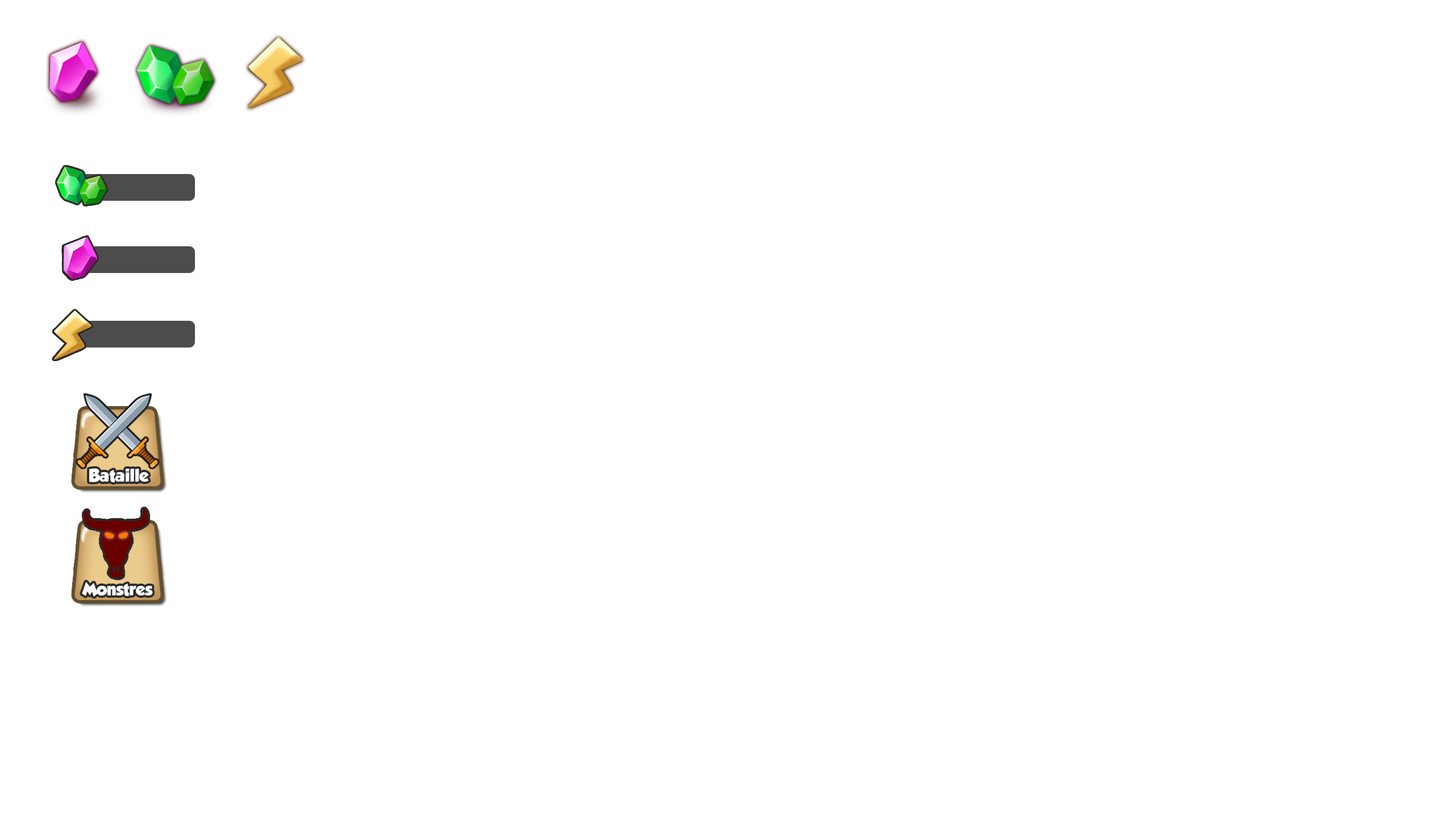
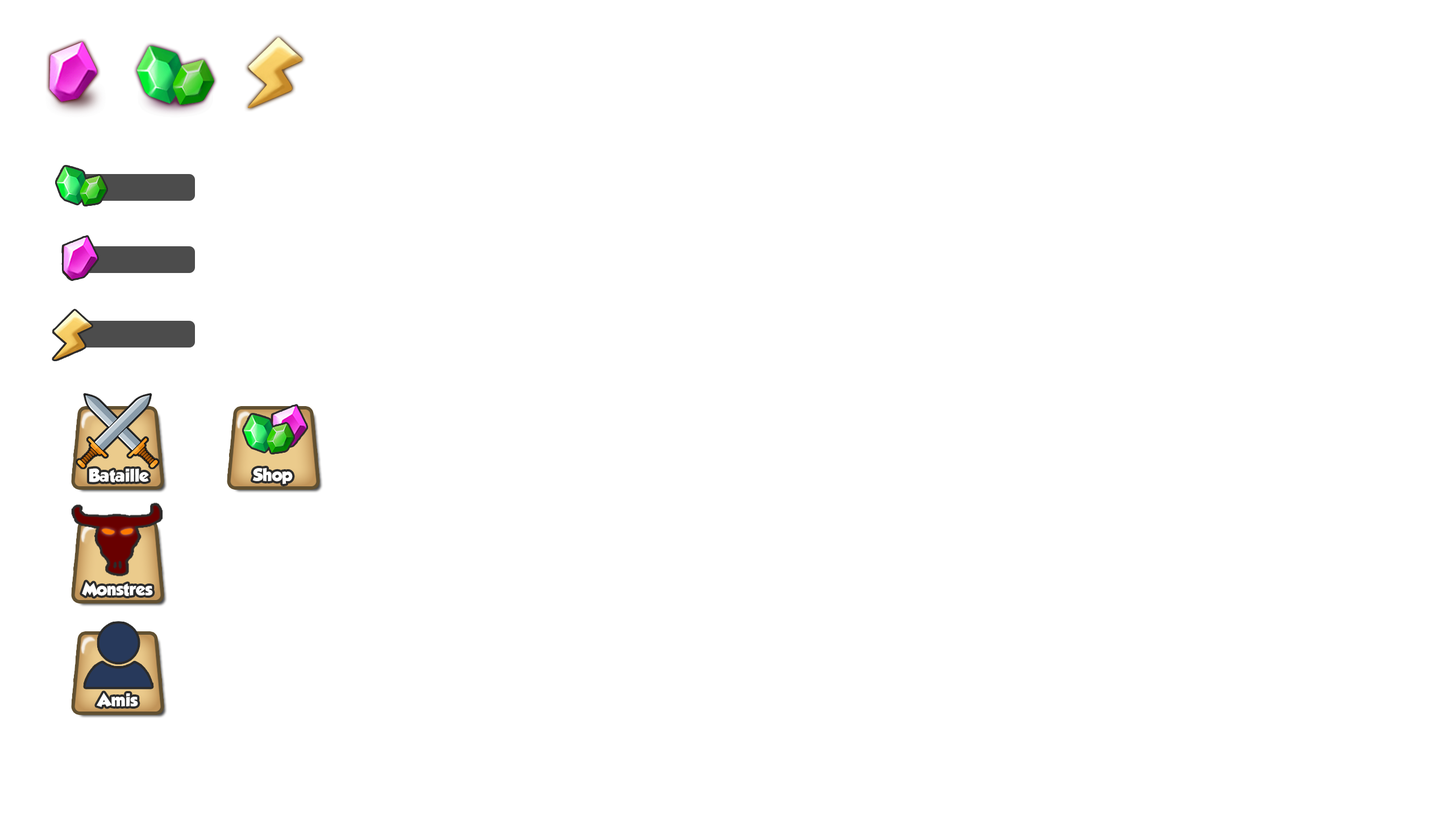
Layer changes from the first 1455×819 image to the second:
painted on "Calque 2" over [left=71, top=501, right=164, bottom=577]
removed layer "realistic-cow-skull-vector" over [left=82, top=507, right=149, bottom=579]
added layer "Shop" above "Amis" over [left=252, top=467, right=293, bottom=484]
added layer "Amis" above "Monstres" over [left=96, top=692, right=139, bottom=707]
added layer "Friend" above "Mana copie 2" over [left=85, top=623, right=152, bottom=687]
added layer "Mana copie 2" above "Crystal copie 2" over [left=243, top=414, right=294, bottom=453]
added layer "Crystal copie 2" above "Calque 1 copie 3" over [left=272, top=405, right=307, bottom=448]
added layer "Calque 1 copie 3" above "Calque 1 copie 2" over [left=226, top=405, right=324, bottom=493]
added layer "Calque 1 copie 2" above "Calque 1 copie" over [left=71, top=630, right=168, bottom=719]
